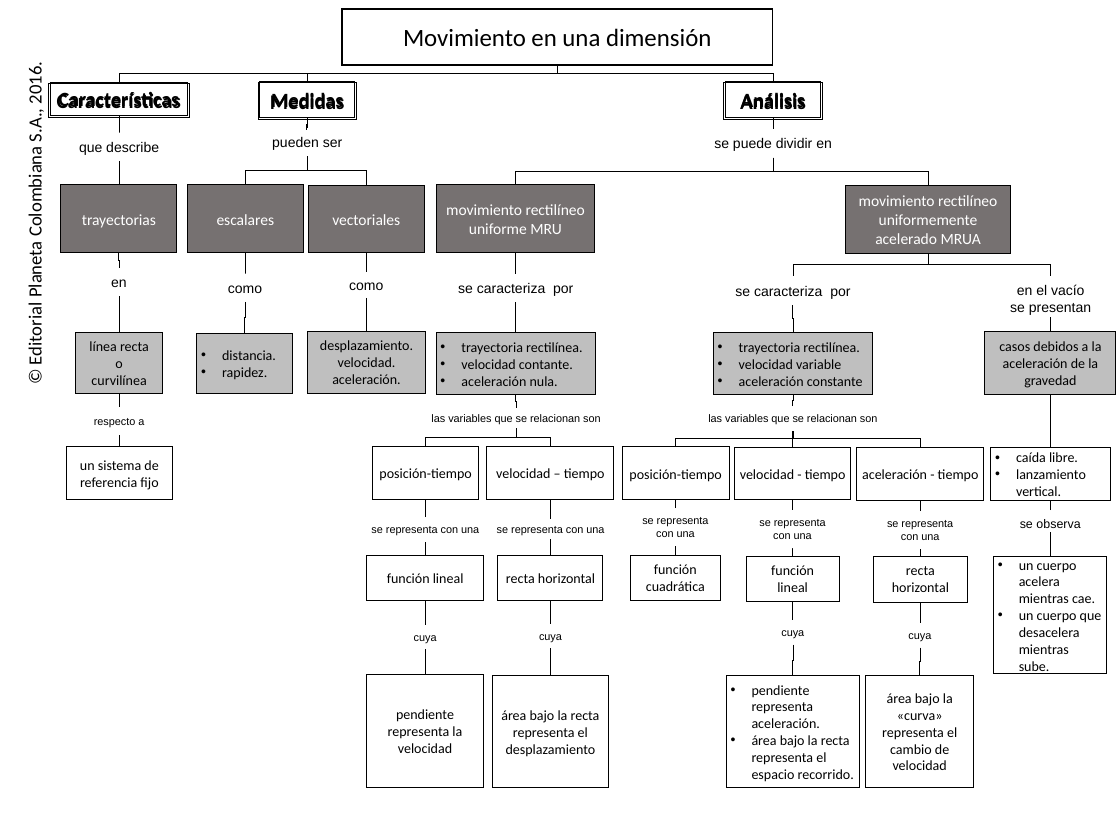
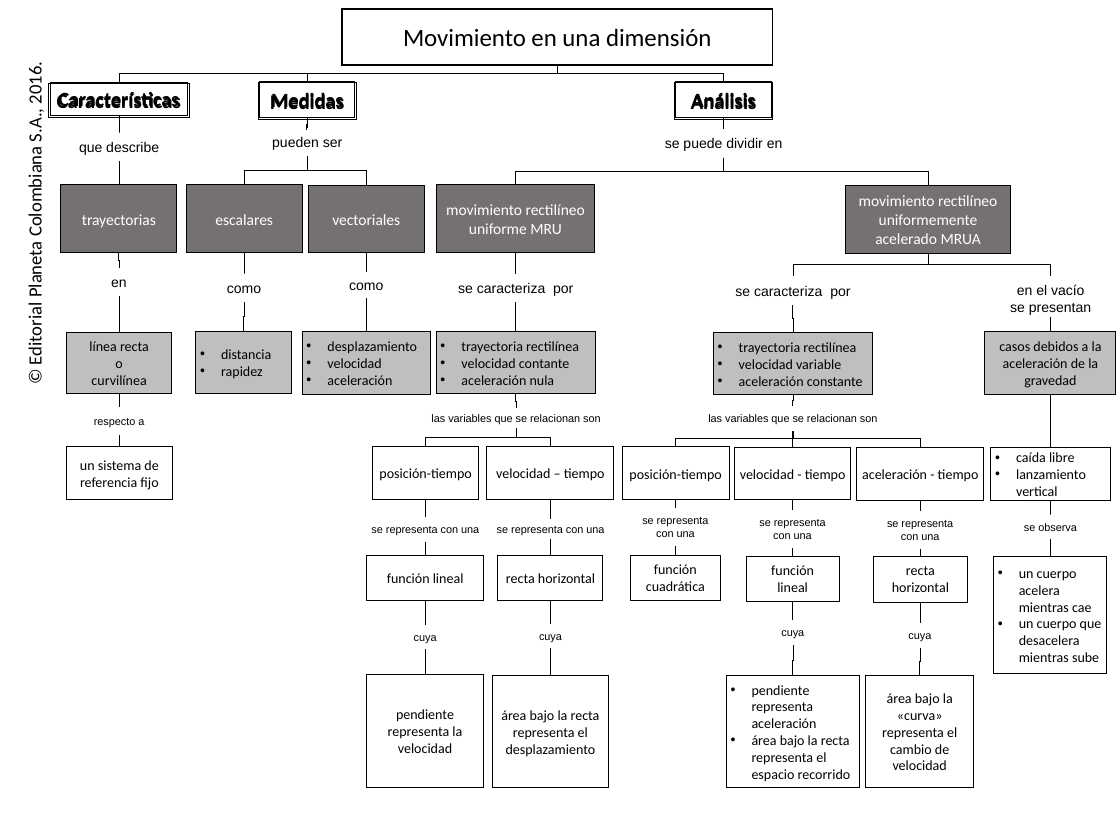
Before and after one commit to AulaPlanetaColombia/CienciasNaturales, a slide deck: slide 1 of fuentes/contenidos/grado10/guion02/CN_10_02_CO.pptx. Drawn at 1120x840 pixels with LibreOffice and Linux fonts; fonts in the diff are those of the drawing; background and template pictures are left out. Boxes give left, top, right and bottom in pixels: in the first picture for what was removed or moved away, otherwise in the second. Text is boxed around its words. In the diff, an @@ line names an element or a change of style, - is before the commit and + after.

```diff
--- a/fuentes/contenidos/grado10/guion02/CN_10_02_CO.pptx
+++ b/fuentes/contenidos/grado10/guion02/CN_10_02_CO.pptx
@@ elbow line moved from (558, 65) - (773, 82) to (558, 65) - (724, 82) @@
@@ 1 text, 1 rectangle, 1 elbow line: place and size @@
-1 text, 1 rectangle, 1 elbow line at [714,82,832,151]
+1 text, 1 rectangle, 1 elbow line at [665,82,783,151]
@@ elbow line moved from (773, 158) - (515, 185) to (724, 158) - (515, 185) @@
@@ elbow line moved from (773, 158) - (928, 185) to (724, 158) - (928, 185) @@
@@ elbow line (244, 302) - (244, 332): route changed @@
@@ rectangle "línea recta": place and size @@
-rectangle "línea recta" at [75,333,162,393]
+rectangle "línea recta" at [66,333,171,393]
@@ text in rectangle at [221,349,271,378]: text changed @@
-• distancia.
-• rapidez.
+• distancia
+• rapidez
@@ rectangle "desplazamiento": place and size @@
-rectangle "desplazamiento" at [308,332,426,394]
+rectangle "desplazamiento" at [302,332,431,395]
@@ rectangle "desplazamiento" at [302,332,431,395]: vertical alignment top to middle @@
@@ text in rectangle at [327,341,417,385]: text changed @@
-desplazamiento.
-velocidad.
-aceleración.
+• desplazamiento
+• velocidad
+• aceleración
@@ text in rectangle at [461,341,579,385]: text changed @@
-• trayectoria rectilínea.
-• velocidad contante.
-• aceleración nula.
+• trayectoria rectilínea
+• velocidad contante
+• aceleración nula
@@ text in rectangle at [739,342,856,355]: text changed @@
-• trayectoria rectilínea.
+• trayectoria rectilínea
@@ text in rectangle at [1016,452,1086,496]: text changed @@
-• caída libre.
-• lanzamiento vertical.
+• caída libre
+• lanzamiento vertical
@@ text "se observa" at [1024,523,1077,531]: size 8 to 7 pt @@
@@ elbow line moved from (1051, 557) - (1051, 532) to (1051, 557) - (1051, 539) @@
@@ text in rectangle at [1019,571,1102,662]: text changed @@
-• un cuerpo acelera mientras cae.
-• un cuerpo que desacelera mientras sube.
+• un cuerpo acelera mientras cae
+• un cuerpo que desacelera mientras sube
@@ text in rectangle at [752,685,851,782]: text changed @@
-• pendiente representa aceleración.
-• área bajo la recta representa el espacio recorrido.
+• pendiente representa aceleración
+• área bajo la recta representa el espacio recorrido
```
Also in this commit, not shown: 4 other files.
